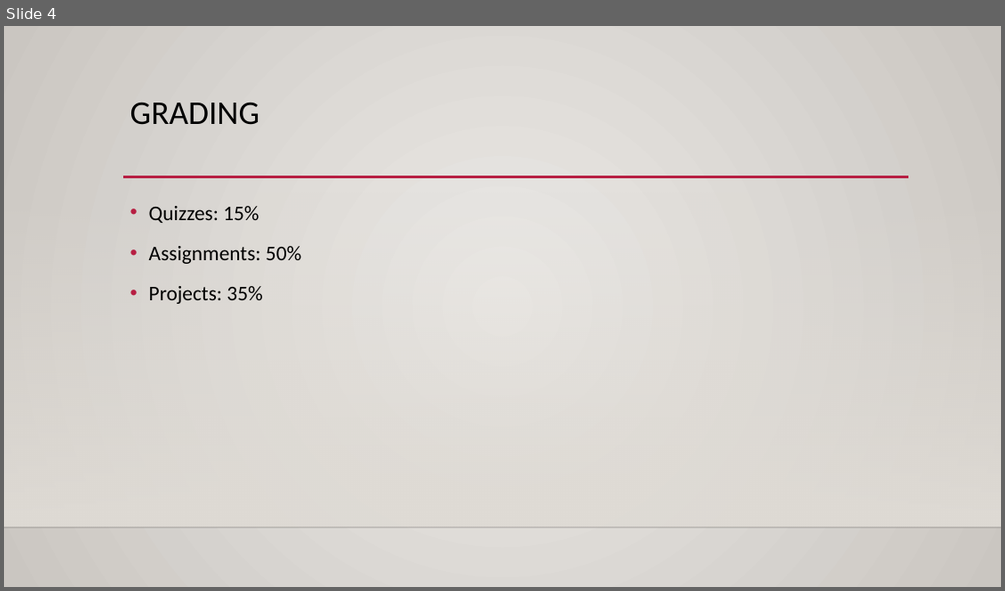
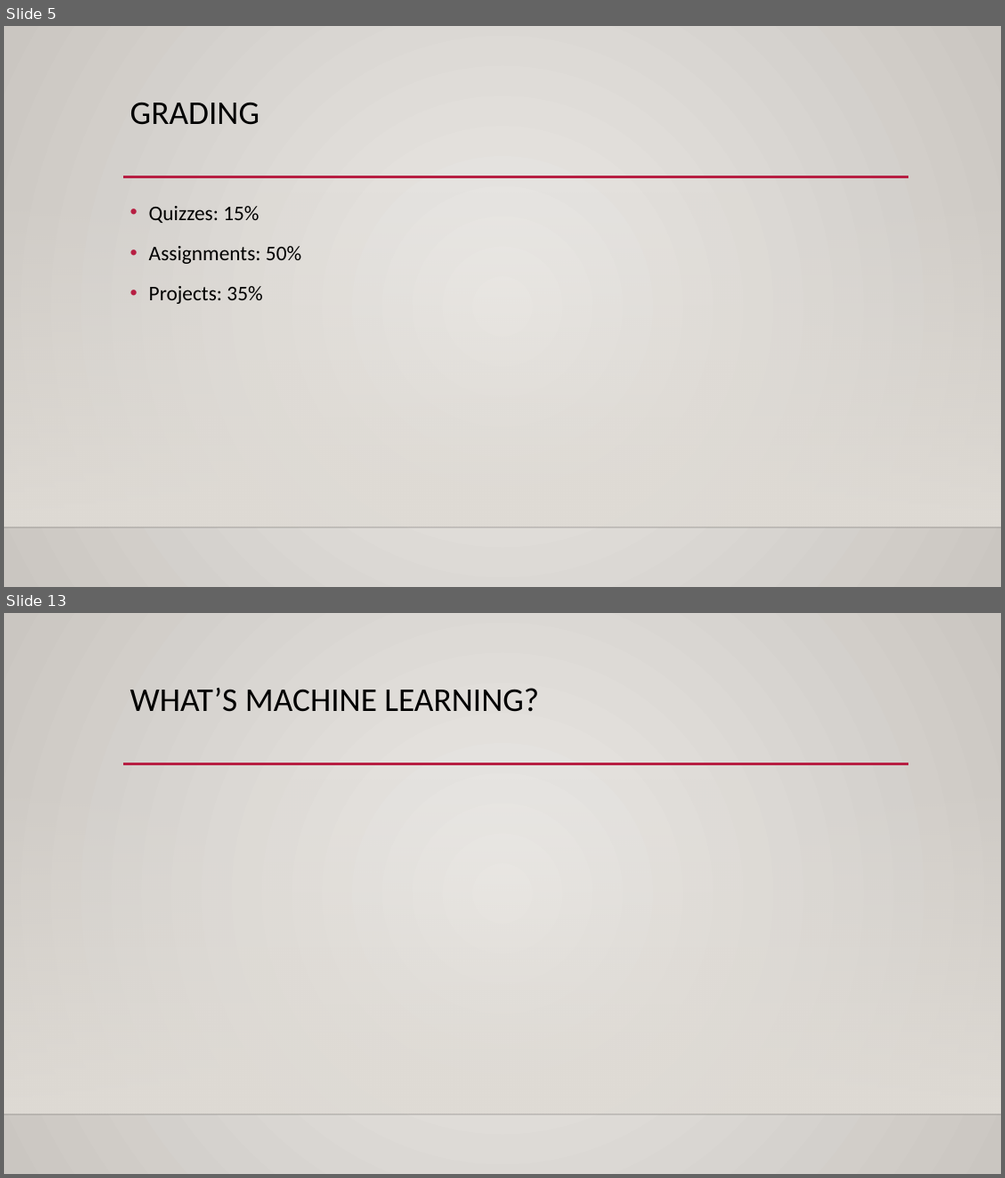
Before and after one commit to glennybarnes/Intro_to_Machine_Learning_Students, a slide deck: reference_content/Slides/Intro.pptx. Shown one above the other, each under a label of ours: slide 4 before the commit, slides 5 and 13 after it; the slides between them are not shown. The pictures are 1005x591 and 1005x1178 pixels, drawn with LibreOffice and Linux fonts; fonts in the diff are those of the drawing; background and template pictures are left out. Boxes give left, top, right and bottom in pixels: in the first picture for what was removed or moved away, otherwise in the second. Text is boxed around its words. In the diff, an @@ line names an element or a change of style, - is before the commit and + after.

```diff
--- a/reference_content/Slides/Intro.pptx
+++ b/reference_content/Slides/Intro.pptx
@@ slide 13 added at (x1=4, y1=613, x2=1001, y2=1174), background gradient #ECEAE7 to #CAC7C1; not listed: 3 template elements that a slide beside it also shows @@
@@ title added at (x1=130, y1=688, x2=539, y2=712), 32 pt, text #000000 @@
+WHAT’S MACHINE LEARNING?
@@ what was slide 4 is now slide 5 @@
```
Also in this commit, not shown: 6 slides changed, 20 other slides added, 3 other files.
